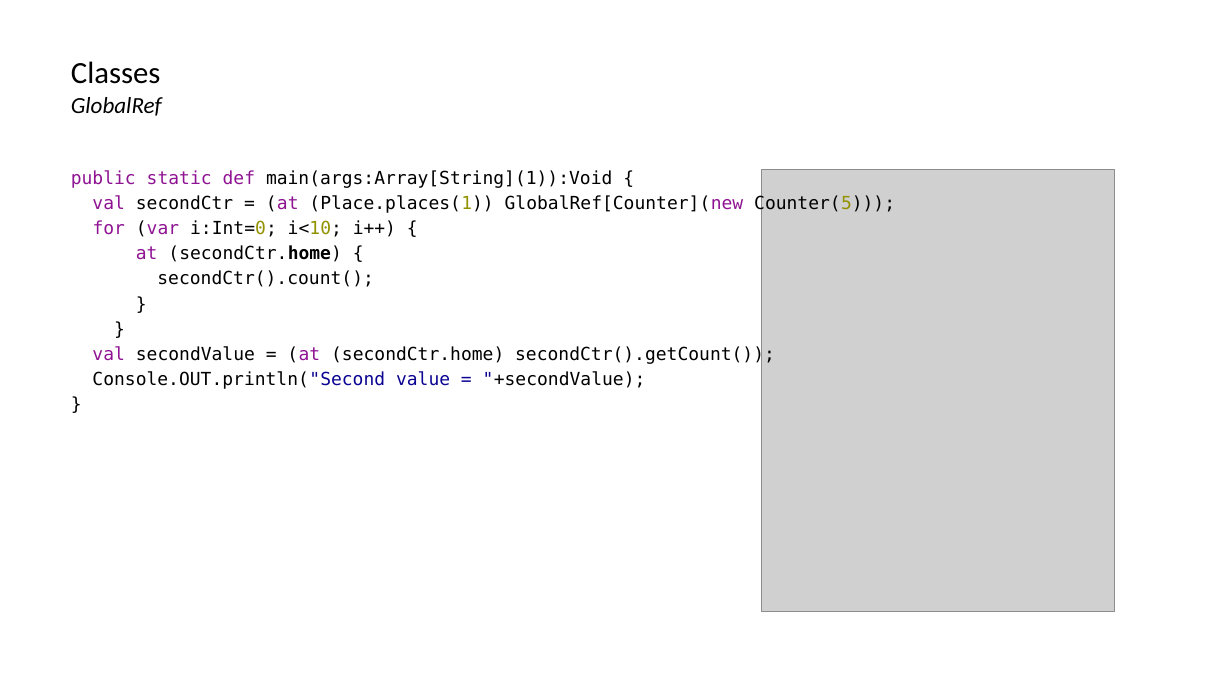
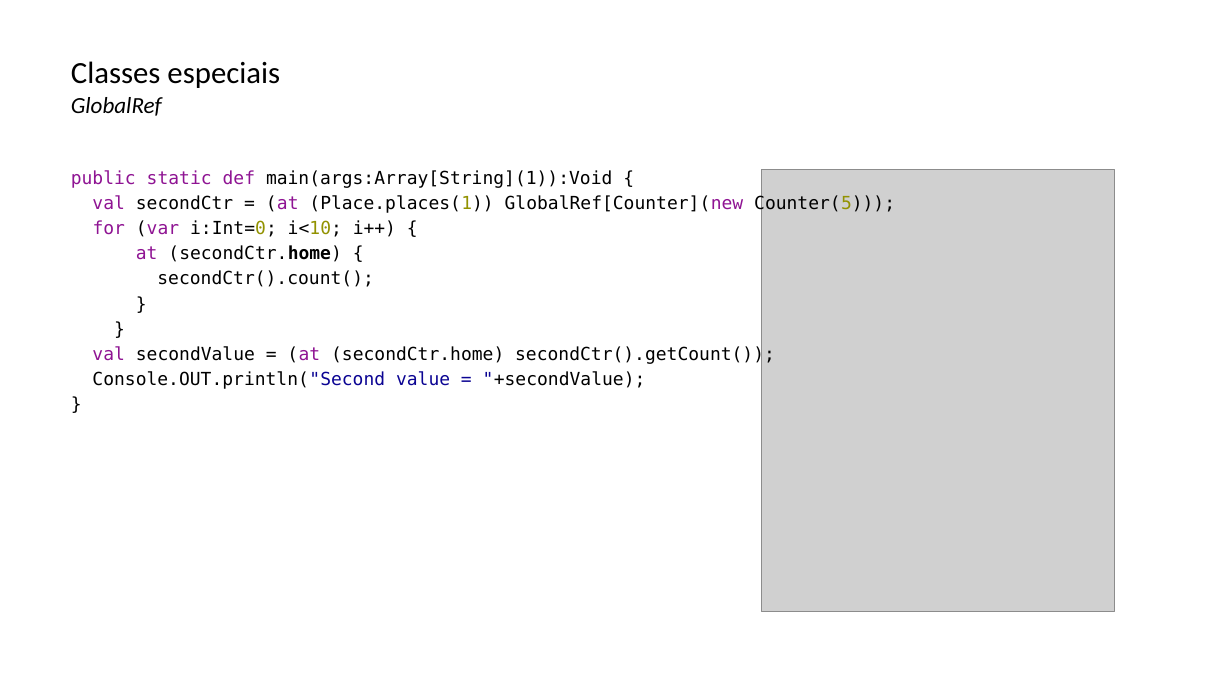
Before and after one commit to lquatrin/inf2591, a slide deck: slide 25 of x10.pptx (slide 30 before the commit). Drawn at 1232x693 pixels with LibreOffice and Linux fonts; fonts in the diff are those of the drawing; grey boxes stand for pictures. Boxes give left, top, right and bottom in pixels: in the first picture for what was removed or moved away, otherwise in the second. Text is boxed around its words. In the diff, an @@ line names an element or a change of style, - is before the commit and + after.

```diff
--- a/x10.pptx
+++ b/x10.pptx
@@ title at bbox=[71, 61, 280, 116]: text changed; size 18 to 24 pt; italic off @@
-Classes
-GlobalRef
+Classes especiais
+GlobalRef
```
Also in this commit, not shown: 6 other slides changed, 1 slide added, 3 slides removed.
